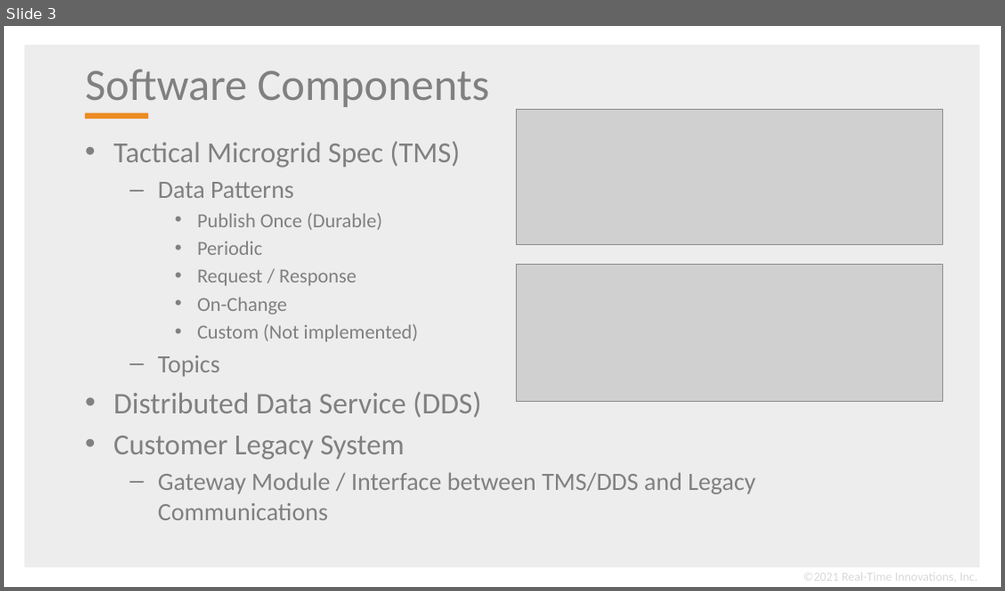
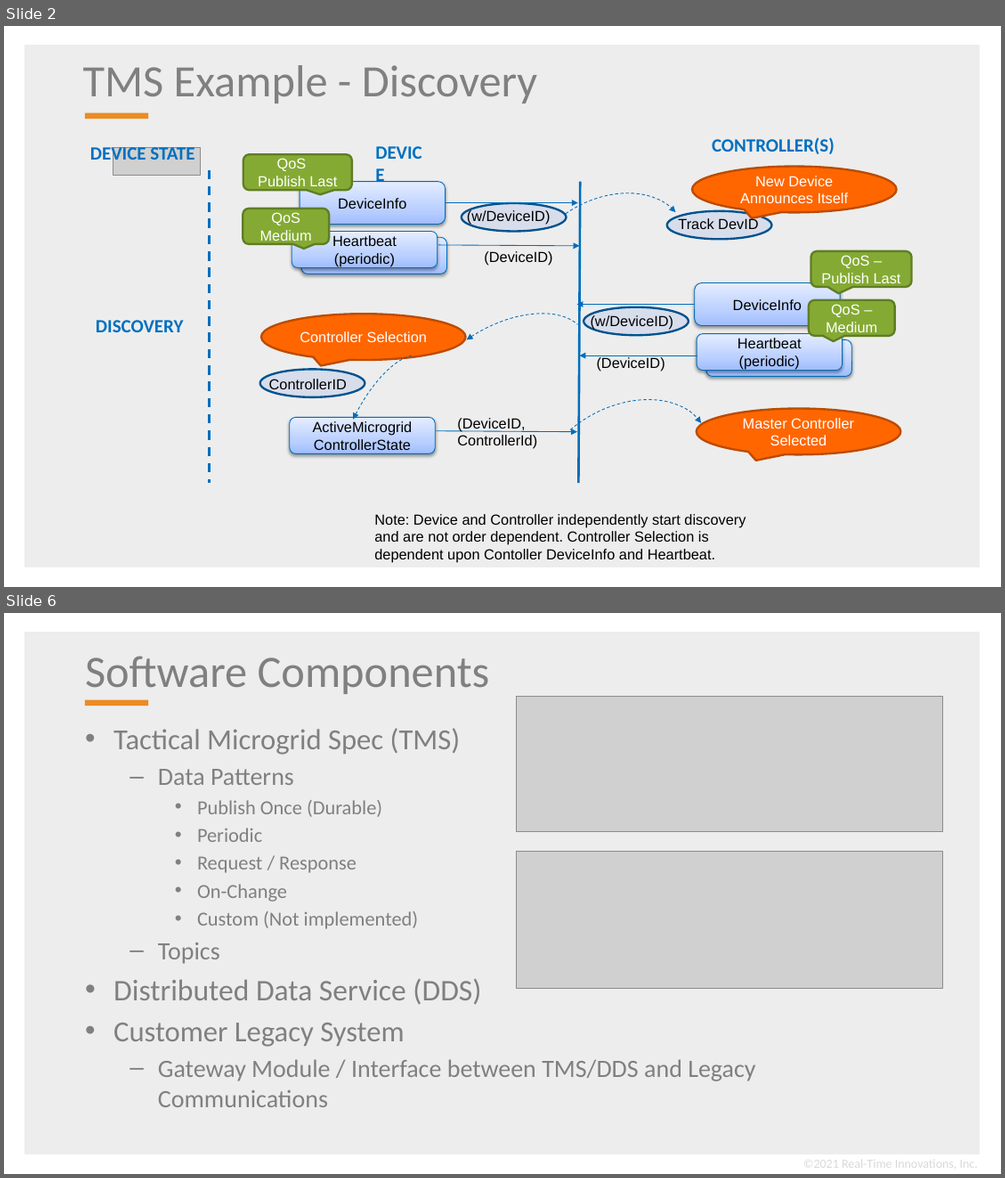
Before and after one commit to psmass/tms, a slide deck: tmsExample.pptx. Shown one above the other, each under a label of ours: slide 3 before the commit, slides 2 and 6 after it; the slides between them are not shown. The pictures are 1005x591 and 1005x1178 pixels, drawn with LibreOffice and Linux fonts; fonts in the diff are those of the drawing; grey boxes stand for pictures; background and template pictures are left out. Boxes give left, top, right and bottom in pixels: in the first picture for what was removed or moved away, otherwise in the second. Text is boxed around its words. In the diff, an @@ line names an element or a change of style, - is before the commit and + after.

```diff
--- a/tmsExample.pptx
+++ b/tmsExample.pptx
@@ slide 2 added at [4,26,1001,587], background #FFFFFF; not listed: 2 template elements that a slide beside it also shows @@
@@ title added at [83,65,537,103], 43.2 pt, text #808080 @@
+TMS Example - Discovery
@@ text added at [90,147,194,166], 18 pt, text #0070C0, bold @@
+DEVICE STATE
@@ picture added at [113,147,200,176] @@
@@ rounded speech box added at [243,155,352,191], fill #84AA33, outline #627E26 2 pt, 14 pt, text #FFFFFF @@
+QoS Publish Last
@@ text added at [368,136,437,162], 18 pt, text #0070C0, bold @@
+DEVICE
@@ text added at [712,137,834,154], 18 pt, text #0070C0, bold @@
+CONTROLLER(S)
@@ line added from (210, 169) to (210, 483), #006EBC 2.25 pt dashed @@
@@ line added from (581, 182) to (578, 483), #006EBC 2.25 pt @@
@@ rounded speech box added at [243,208,329,244], fill #84AA33, outline #627E26 2 pt, 14 pt, text #FFFFFF @@
+QoS Medium
@@ group added at [299,182,578,231]: 1 ellipse, 1 rounded rectangle, 1 arrow, 1 text @@
+DeviceInfo
+(w/DeviceID)
@@ group added at [502,167,896,354]: 1 ellipse, 1 arc (boxed as its full ellipse), 1 speech bubble, 1 text @@
+New Device Announces Itself
+Track DevID
@@ group added at [291,231,580,274]: 2 rounded rectangles, 1 arrow, 1 text @@
+Heartbeat (periodic)
+(DeviceID)
@@ rounded speech box added at [811,251,912,287], fill #84AA33, outline #627E26 2 pt, 14 pt, text #FFFFFF @@
+QoS – Publish Last
@@ arc (boxed as its full ellipse) added at [404,289,608,461], outline #006EBC 0.75 pt dashed @@
@@ speech bubble added at [261,313,465,361], fill #FF6600, outline #BD4B00 2 pt, 14 pt, text #FFFFFF @@
+Controller Selection
@@ group added at [577,283,840,335]: 1 ellipse, 1 rounded rectangle, 1 arrow, 1 text @@
+DeviceInfo
+(w/DeviceID)
@@ rounded speech box added at [809,300,895,336], fill #84AA33, outline #627E26 2 pt, 14 pt, text #FFFFFF @@
+QoS – Medium
@@ text added at [96,320,184,332], 18 pt, text #0070C0, bold @@
+DISCOVERY
@@ arc (boxed as its full ellipse) added at [316,342,453,524], outline #006EBC 0.75 pt dashed @@
@@ ellipse added at [259,370,364,397], fill #D7DDEB, outline #00538E 2 pt @@
@@ arc (boxed as its full ellipse) added at [512,370,735,571], outline #006EBC 0.75 pt dashed @@
@@ group added at [580,333,852,377]: 2 rounded rectangles, 1 text, 1 arrow @@
+Heartbeat (periodic)
+(DeviceID)
@@ text added at [269,378,347,393], 14 pt, text #000000 @@
+ControllerID
@@ rounded rectangle added at [290,417,436,454], fill gradient #A0BEFF to #BCD0FF to #E5EDFF, outline #006EBC 0.75 pt, 14 pt, text #000000 @@
+ActiveMicrogrid ControllerState
@@ text added at [457,418,537,449], 14 pt, text #000000 @@
+(DeviceID,
+ControllerId)
@@ speech bubble added at [696,408,900,454], fill #FF6600, outline #BD4B00 2 pt, 14 pt, text #FFFFFF @@
+Master Controller Selected
@@ arrow added from (437, 431) to (577, 431), #006EBC 0.75 pt @@
@@ text added at [374,514,745,563], 14 pt, text #000000 @@
+Note: Device and Controller independently start discovery and are not order dependent. Controller Selection is dependent upon Contoller DeviceInfo and Heartbeat.
@@ what was slide 3 is now slide 6 @@
```
Also in this commit, not shown: 3 other slides added, 1 slide removed, 11 other files.
